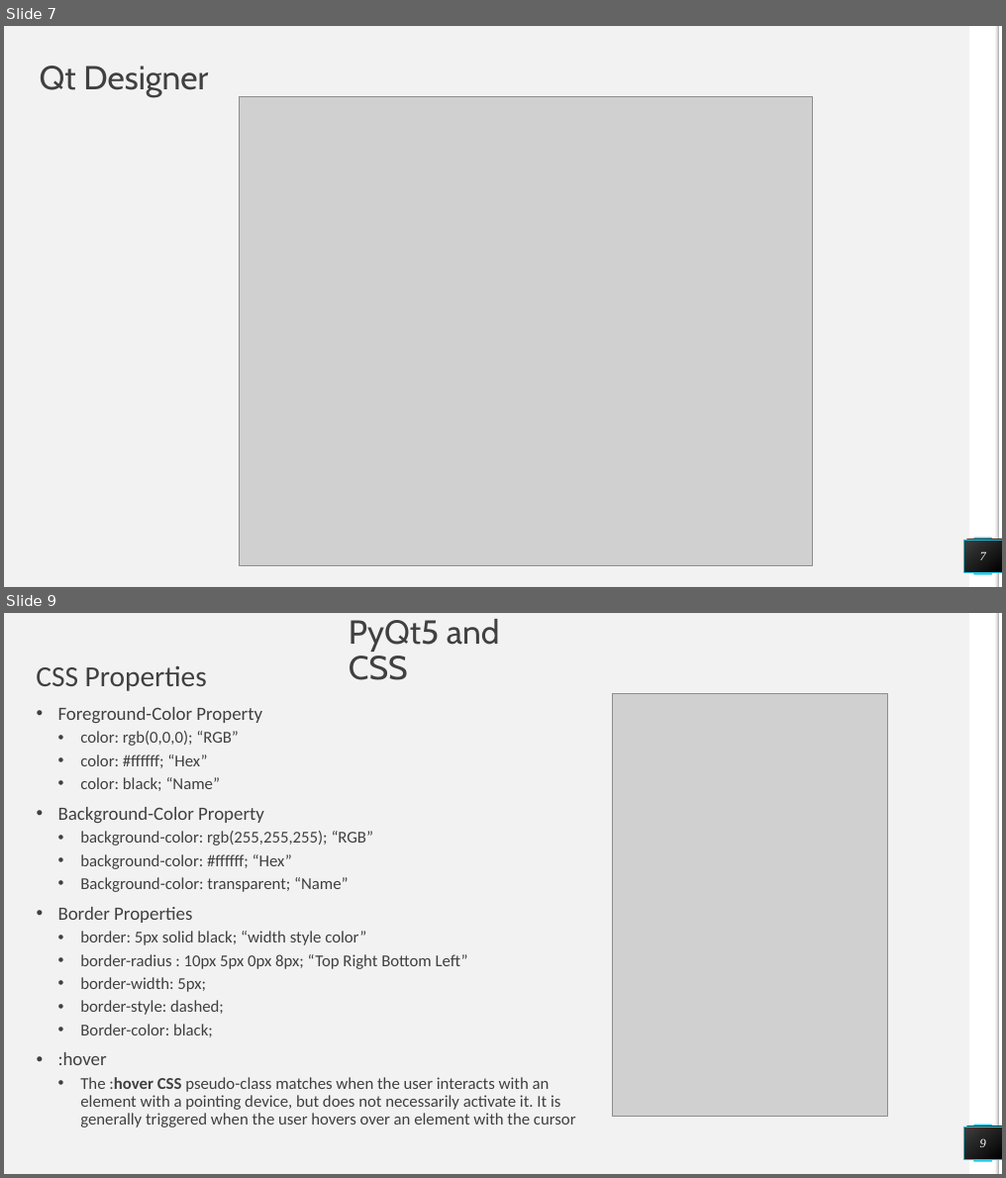
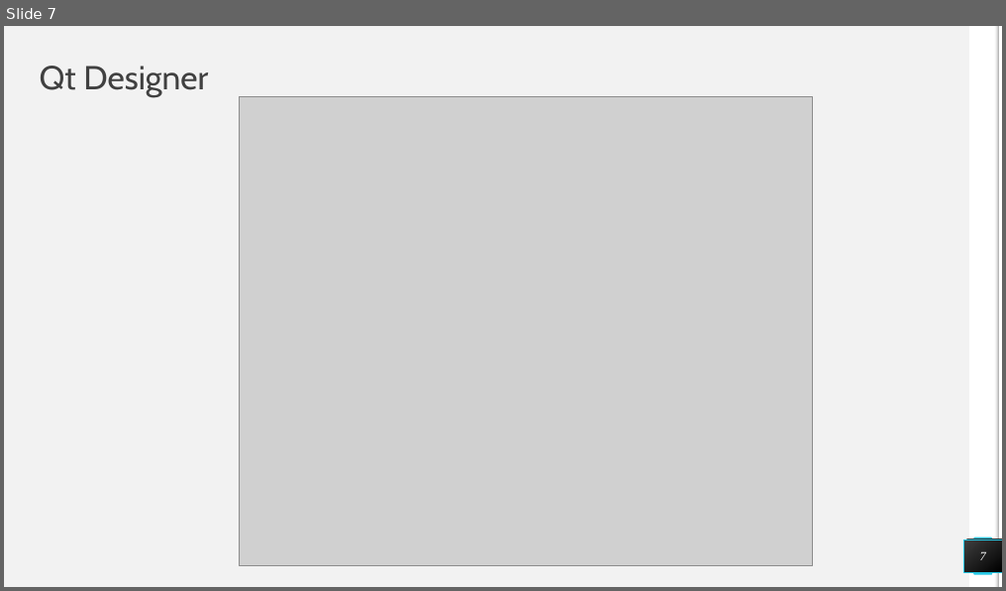
Before and after one commit to rawheel/Tvshows-Handler-Desktop-App, a slide deck: ppt/PyQt5.pptx. Shown one above the other, each under a label of ours: slides 7 and 9 before the commit, slide 7 after it; the slides between them are not shown. The pictures are 1006x1178 and 1006x591 pixels, drawn with LibreOffice and Linux fonts; fonts in the diff are those of the drawing; grey boxes stand for pictures. Boxes give left, top, right and bottom in pixels: in the first picture for what was removed or moved away, otherwise in the second. Text is boxed around its words. In the diff, an @@ line names an element or a change of style, - is before the commit and + after.

```diff
--- a/ppt/PyQt5.pptx
+++ b/ppt/PyQt5.pptx
@@ slide 9 removed at (x1=4, y1=613, x2=1002, y2=1174), background #F2F2F2; not listed: 4 template elements that a slide beside it also shows @@
@@ text removed at (x1=349, y1=619, x2=500, y2=680) @@
-PyQt5 and CSS
@@ text removed at (x1=36, y1=665, x2=576, y2=1128) @@
-CSS Properties
-• Foreground-Color Property
-  • color: rgb(0,0,0); “RGB”
-  • color: #ffffff; “Hex”
-  • color: black; “Name”
-• Background-Color Property
-  • background-color: rgb(255,255,255); “RGB”
-  • background-color: #ffffff; “Hex”
-  • Background-color: transparent; “Name”
-• Border Properties
-  • border: 5px solid black; “width style color”
-  • border-radius : 10px 5px 0px 8px; “Top Right Bottom Left”
-  • border-width: 5px;
-  • border-style: dashed;
-  • Border-color: black;
-• :hover
-  • The :hover CSS pseudo-class matches when the user interacts with an element with a pointing device, but does not necessarily activate it. It is generally triggered when the user hovers over an element with the cursor
@@ picture removed at (x1=613, y1=694, x2=888, y2=1116) @@
@@ page number removed at (x1=964, y1=1127, x2=1002, y2=1159) @@
-9
```
Also in this commit, not shown: 2 slides changed, 1 other slide removed, 1 other file.
